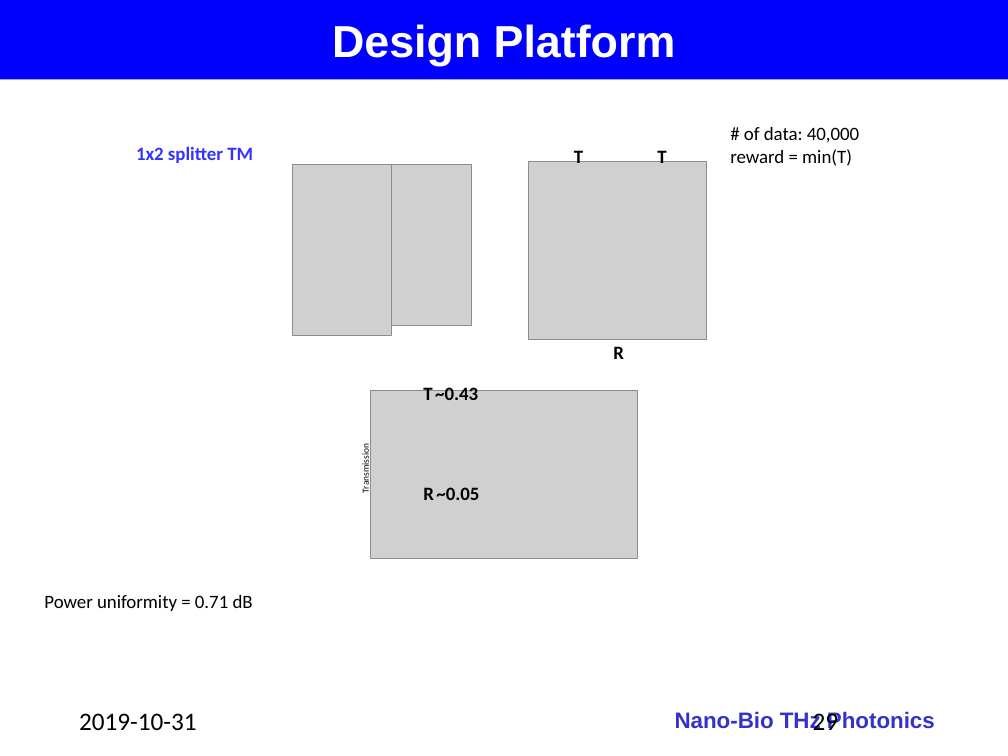
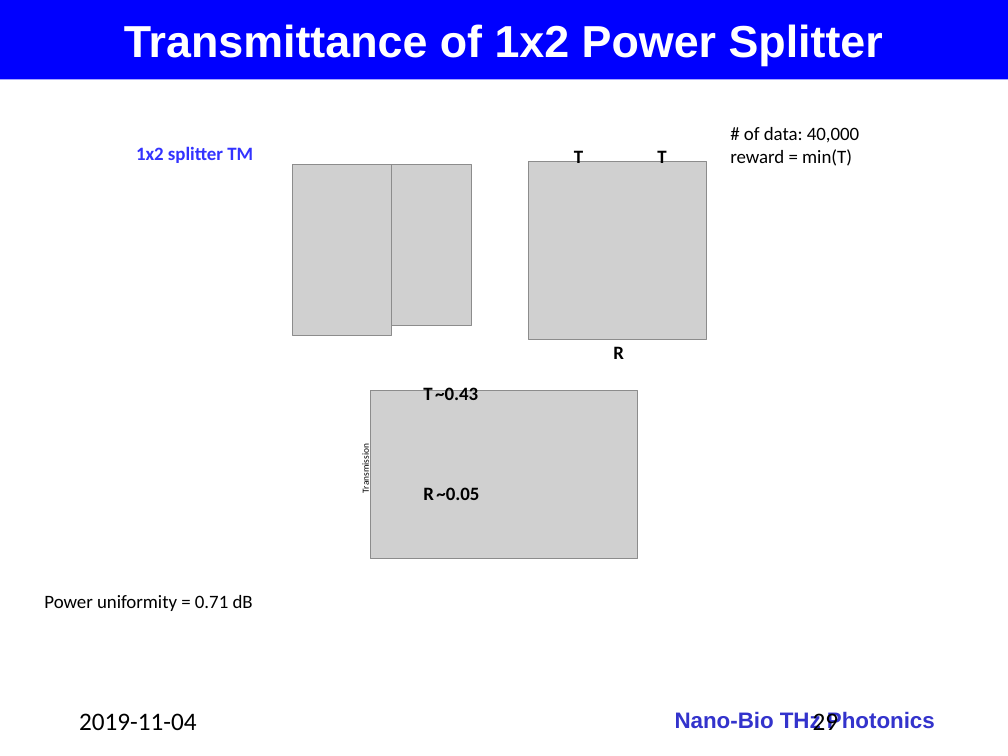
Before and after one commit to jglee96/NBTP_Lab, a slide deck: slide 29 of 개인/석사학위논문/Thesis_Presentation_v2.pptx. Drawn at 1008x756 pixels with LibreOffice and Linux fonts; fonts in the diff are those of the drawing; grey boxes stand for pictures; background and template pictures are left out. Boxes give left, top, right and bottom in pixels: in the first picture for what was removed or moved away, otherwise in the second. Text is boxed around its words. In the diff, an @@ line names an element or a change of style, - is before the commit and + after.

```diff
--- a/개인/석사학위논문/Thesis_Presentation_v2.pptx
+++ b/개인/석사학위논문/Thesis_Presentation_v2.pptx
@@ text in rectangle at (124, 24, 883, 66): text changed @@
-Design Platform
+Transmittance of 1x2 Power Splitter
@@ text at (79, 713, 196, 730): text changed @@
-2019-10-31
+2019-11-04
```
Also in this commit, not shown: 14 other slides changed, 2 slides added, 1 slide removed, 5 other files.
